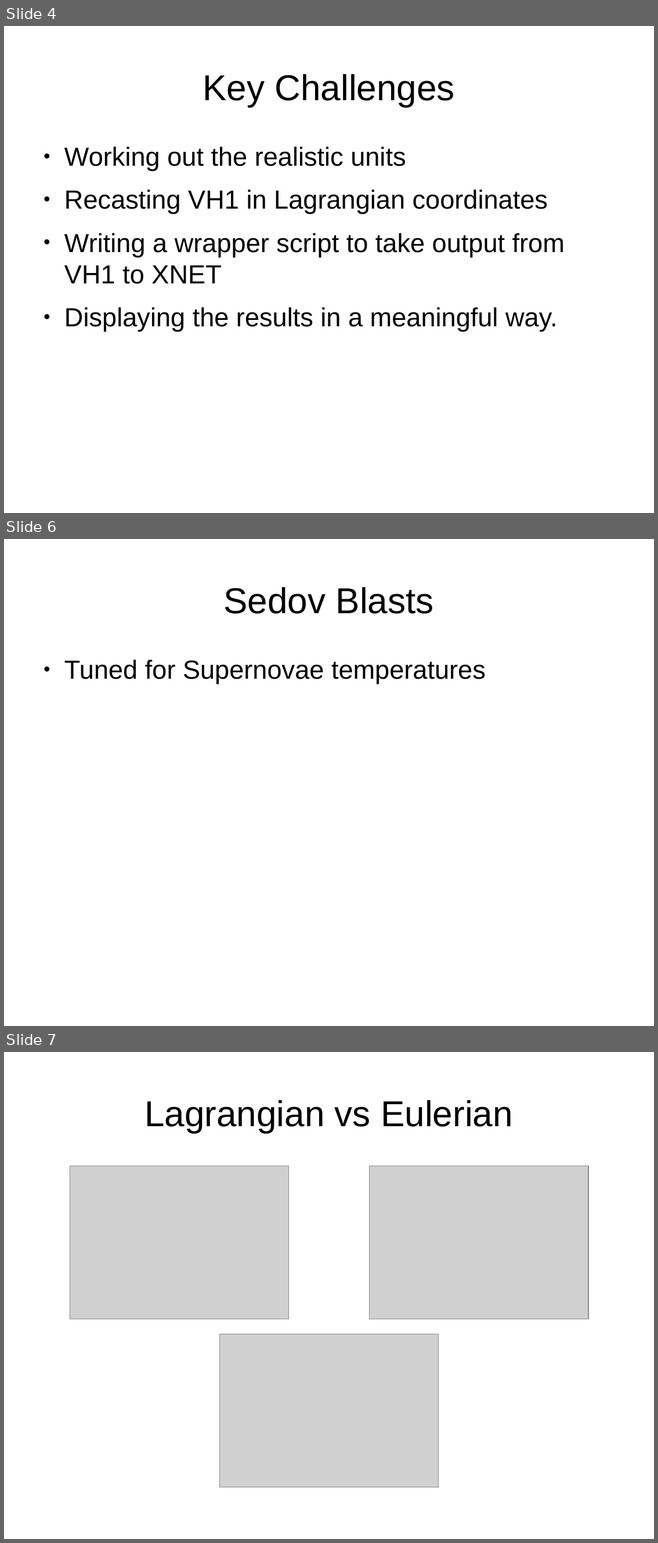
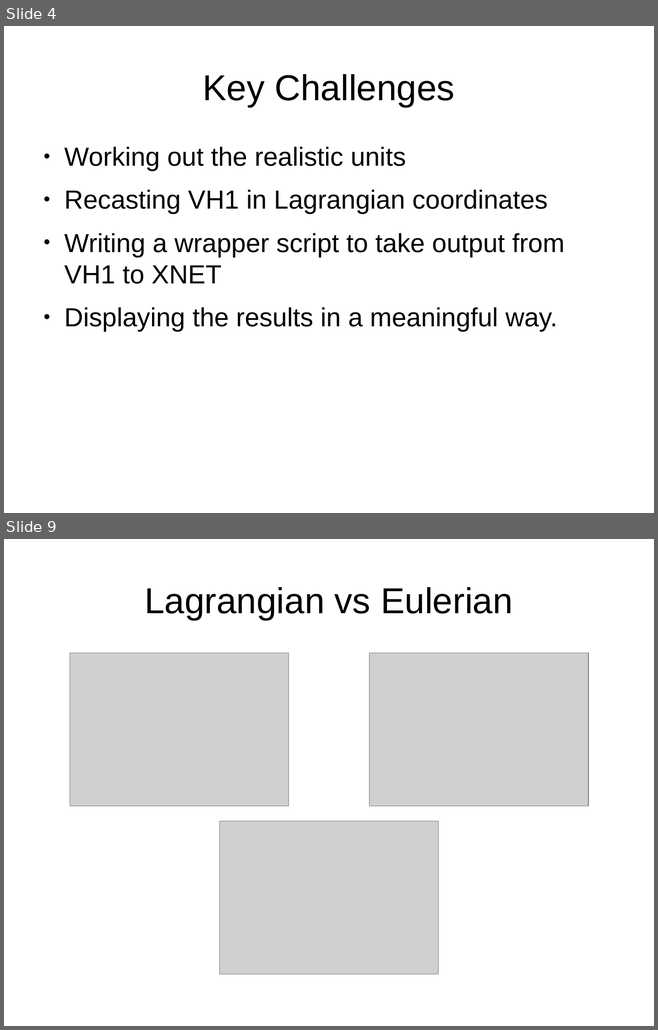
Before and after one commit to KJCook/sedov-solution, a slide deck: presentation.odp. Shown one above the other, each under a label of ours: slides 4, 6 and 7 before the commit, slides 4 and 9 after it; the slides between them are not shown. The pictures are 658x1543 and 658x1030 pixels, drawn with LibreOffice and Linux fonts; fonts in the diff are those of the drawing; grey boxes stand for pictures. Boxes give left, top, right and bottom in pixels: in the first picture for what was removed or moved away, otherwise in the second. Text is boxed around its words. In the diff, an @@ line names an element or a change of style, - is before the commit and + after.

```diff
--- a/presentation.odp
+++ b/presentation.odp
@@ slide 6 removed at box(4, 539, 654, 1026), background #FFFFFF @@
@@ title removed at box(224, 587, 434, 614) @@
-Sedov Blasts
@@ text removed at box(64, 660, 485, 684) @@
-● Tuned for Supernovae temperatures
@@ what was slide 7 is now slide 9 @@
```
Also in this commit, not shown: 1 slide changed, 6 slides added, 1 other slide removed, 2 other files.
